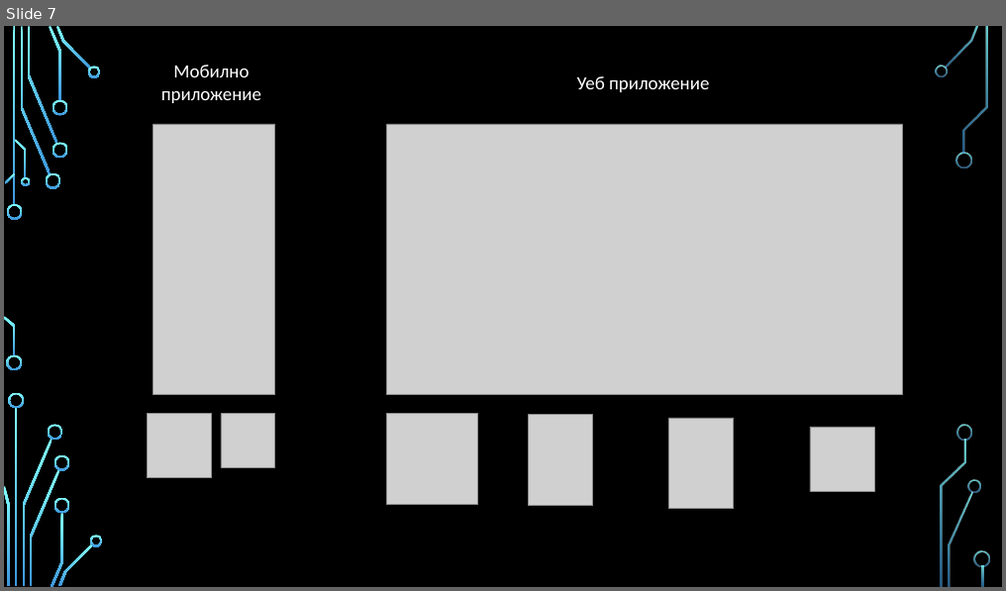
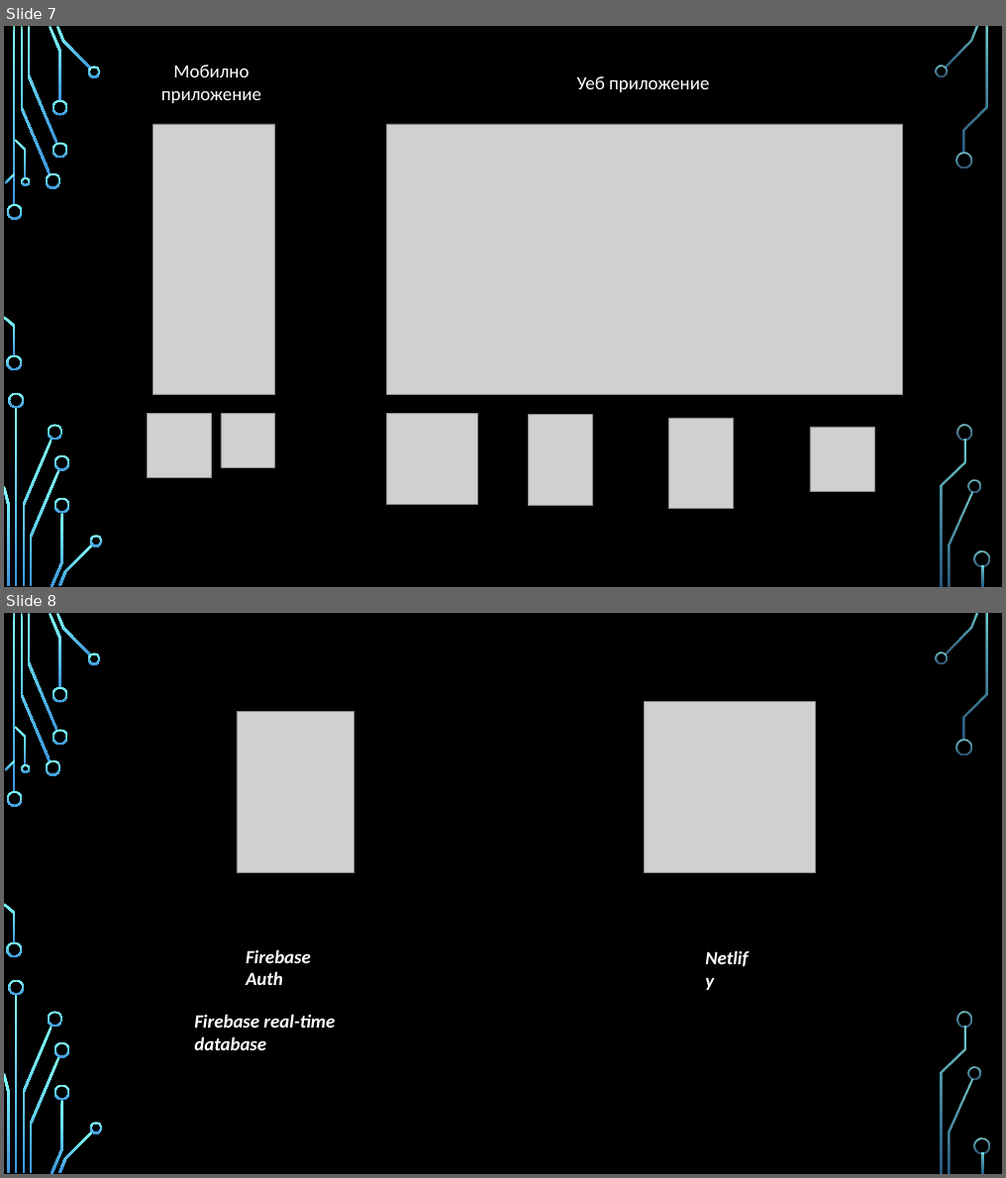
Before and after one commit to DominusDeMachina/FMI-SE-Diplom, a slide deck: Presentation.pptx. Shown one above the other, each under a label of ours: slide 7 before the commit, slides 7 and 8 after it. The pictures are 1006x591 and 1006x1178 pixels, drawn with LibreOffice and Linux fonts; fonts in the diff are those of the drawing; grey boxes stand for pictures; background and template pictures are left out. Boxes give left, top, right and bottom in pixels: in the first picture for what was removed or moved away, otherwise in the second. Text is boxed around its words. In the diff, an @@ line names an element or a change of style, - is before the commit and + after.

```diff
--- a/Presentation.pptx
+++ b/Presentation.pptx
@@ slide 8 added at [4, 613, 1002, 1174], background picture (left out); not listed: 36 template elements that a slide beside it also shows @@
@@ picture added at [645, 701, 816, 872] @@
@@ picture added at [237, 712, 354, 872] @@
@@ text added at [246, 950, 311, 985], 18 pt, text #FFFFFF, bold, italic @@
+Firebase Auth
@@ text added at [698, 943, 761, 972], 18 pt, text #FFFFFF, bold, italic @@
+Netlify
@@ text added at [194, 1014, 335, 1051], 18 pt, text #FFFFFF, bold, italic @@
+Firebase real-time database
```
Also in this commit, not shown: 2 other slides added, 1 slide removed.
